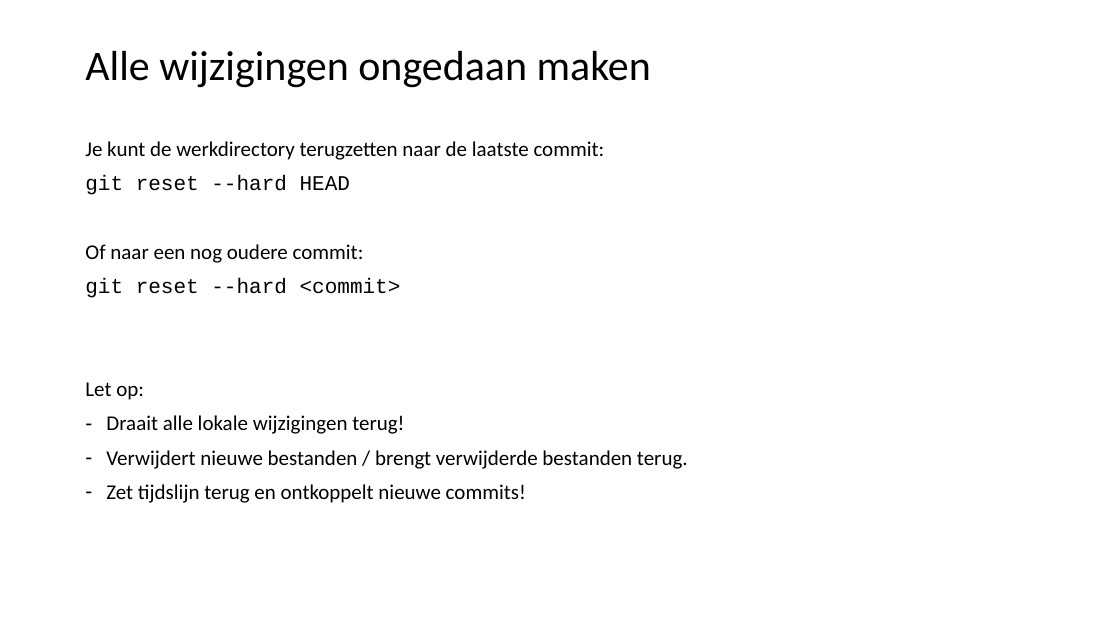
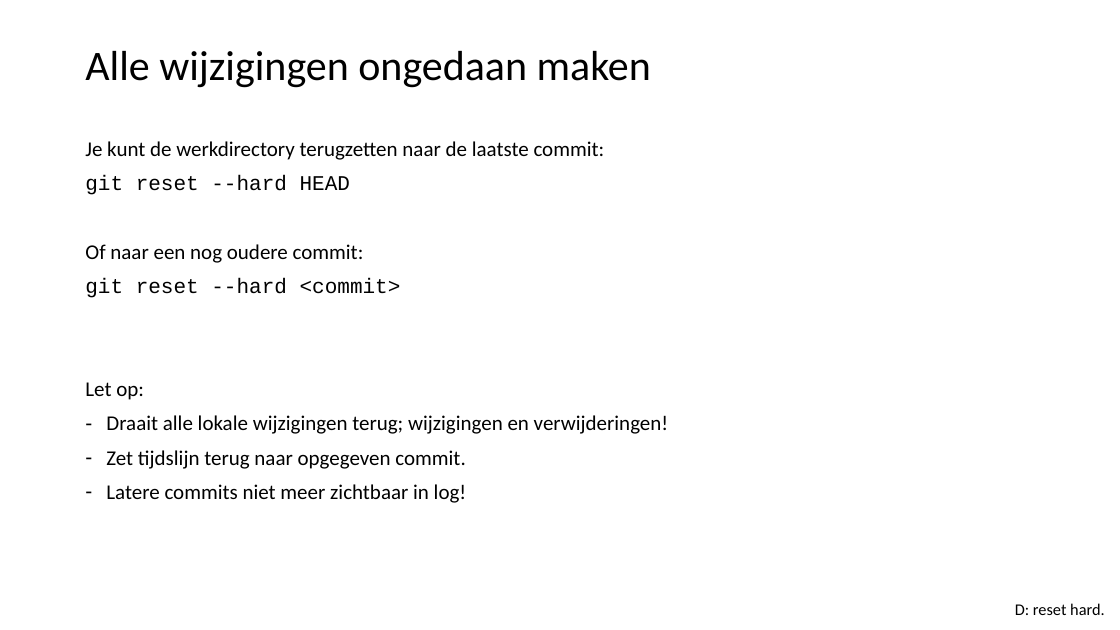
Before and after one commit to LFKoning/knowledge-sharing, a slide deck: slide 30 of git_course/1_basics/git_basic.pptx. Drawn at 1120x630 pixels with LibreOffice and Linux fonts; fonts in the diff are those of the drawing. Boxes give left, top, right and bottom in pixels: in the first picture for what was removed or moved away, otherwise in the second. Text is boxed around its words. In the diff, an @@ line names an element or a change of style, - is before the commit and + after.

```diff
--- a/git_course/1_basics/git_basic.pptx
+++ b/git_course/1_basics/git_basic.pptx
@@ text at box(106, 415, 669, 503): text changed @@
-– Draait alle lokale wijzigingen terug!
-– Verwijdert nieuwe bestanden / brengt verwijderde bestanden terug.
-– Zet tijdslijn terug en ontkoppelt nieuwe commits!
+– Draait alle lokale wijzigingen terug; wijzigingen en verwijderingen!
+– Zet tijdslijn terug naar opgegeven commit.
+– Latere commits niet meer zichtbaar in log!
@@ text added at box(1015, 603, 1105, 615), 14 pt, text #000000 @@
+D: reset hard.
```
Also in this commit, not shown: 32 other slides changed, 1 other file.
